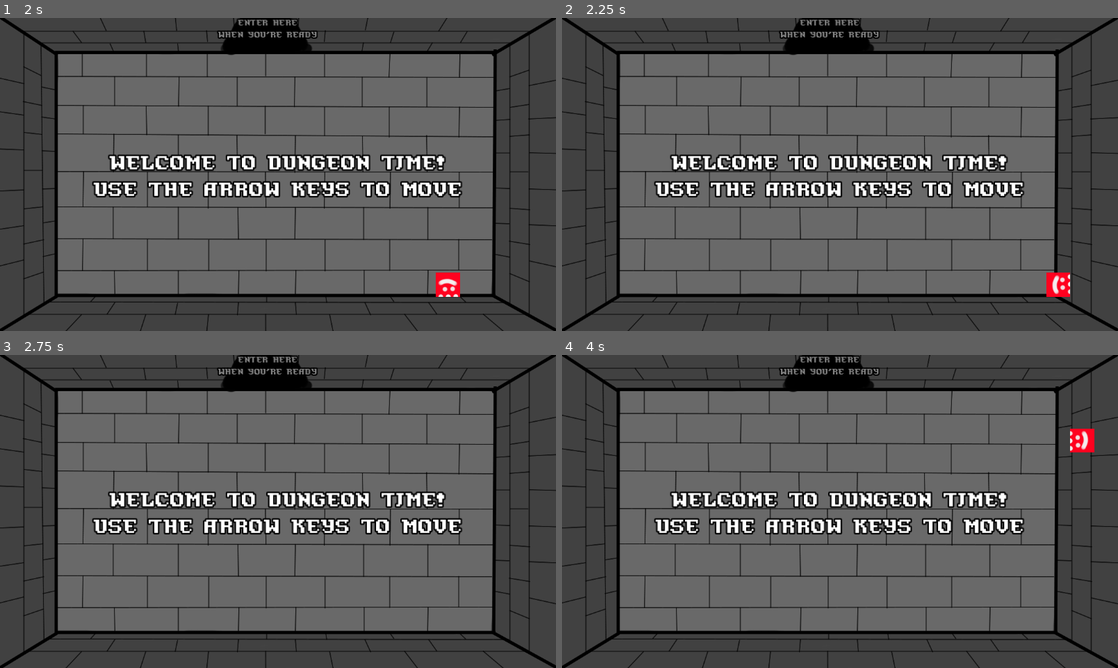
Above: before the commit, frames 1-4 (two rows, left to right).
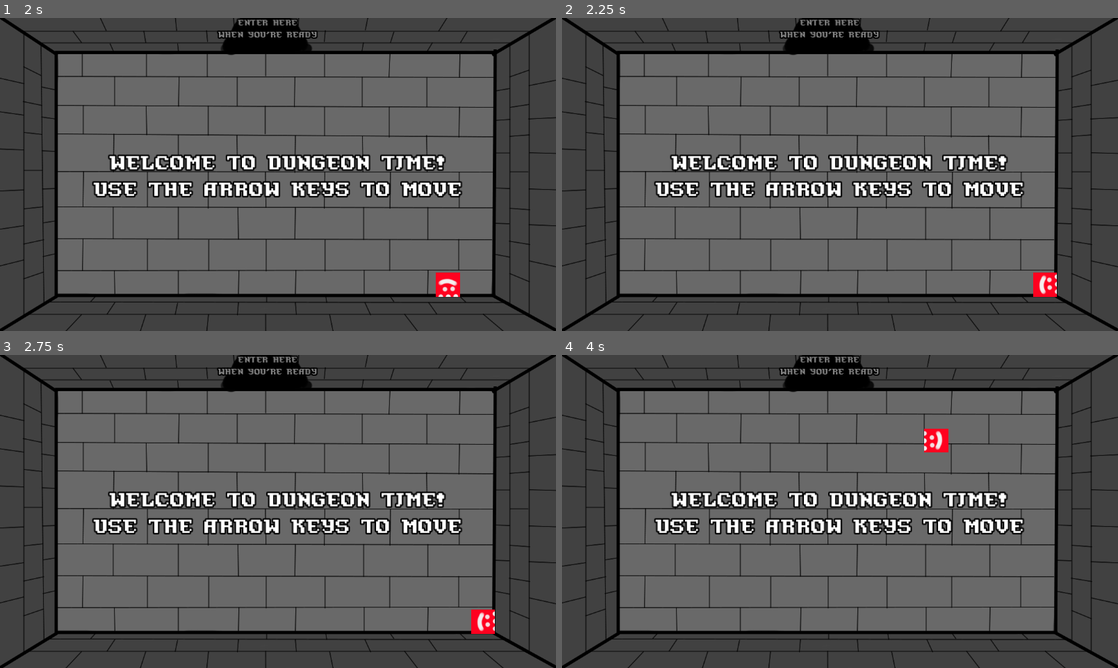
Above: after the commit, the same moments.

Repository: Damian-Wilding/DUNGEON_TIME
Game: Godot game, scene res://main.tscn
The game is run twice, just before and just after one commit, with the same random seed, the same clock (stepped at 60 frames per second) and the same inputs. The project has no main scene, so this scene is started directly.
Inputs:
- Up to frame 1 (2 s): tap Enter at 0.5 s; hold Right (move_right) 0.53-1.28 s; hold Space (attack) 0.53-1.28 s; hold Down (move_down) from 1.28 s (still down); tap Space (attack) at 1.35 s
- Up to frame 2 (2.25 s): tap Space (attack) at 2 s; release Down (move_down) at 2.03 s; hold Right (move_right) from 2.03 s (still down); hold Space (attack) from 2.03 s (still down)
- Up to frame 3 (2.75 s): keep holding Right (move_right); keep holding Space (attack)
- Up to frame 4 (4 s): release Right (move_right) at 2.78 s; release Space (attack) at 2.78 s; hold Up (move_up) 2.78-3.53 s; tap Space (attack) at 2.85 s; hold Left (move_left) from 3.53 s (still down); hold Space (attack) from 3.53 s (still down)

Frame 1 is identical in both runs. In frame 2, 0.4% of the frame differs, in the area x 84-92%, y 81-90%; in frame 3, 0.3%; in frame 4, 0.7%, in the area x 65-96%, y 23-32%.

Commit message:
Started room4

Diff:
--- a/Main.gd
+++ b/Main.gd
@@ -96,3 +96,25 @@
 	# Move the Player and Camera to be in Room2.
 	_move_camera_up()
 	_move_player_through_upper_door()
+
+
+# This is called when the player enters Door4.
+func _on_room_3_door_4_entered():
+	# Reactivate Room2.
+	_activate_room($Room2)
+	# Deactivate Room3.
+	_deactivate_room($Room3)
+	# Move the Player and Camera to be in Room2.
+	_move_camera_down()
+	_move_player_through_lower_door()
+
+
+# This is called when the player enters Door5.
+func _on_room_3_door_5_entered():
+	# Reactivate Room4.
+	_activate_room($Room4)
+	# Deactivate Room3.
+	_deactivate_room($Room3)
+	# Move the Player and Camera to be in Room4.
+	_move_camera_up()
+	_move_player_through_upper_door()
--- a/Player.gd
+++ b/Player.gd
@@ -55,8 +55,6 @@
 			is_player_attacking = true
 
 
-
-
 	# Normalizes velocity (makes it so that diagonal movement isn't faster) and plays the sprite animation if the player is moving.
 	if velocity.length() > 0:
 		velocity = velocity.normalized() * speed
@@ -73,25 +71,25 @@
 	####position = position.clamp(Vector2(145,75), Vector2(1152 - 158, 648 - 100)) # These will need to be changed if the size of the game is changed!
 
 
-# This is called when another hitbox enters the player's hitbox.
-func _on_body_entered(body):
-	# Check to see if the hitbox is active.
-	print(body)
-	if body.disabled == false:
-		# Send out the "player has been hit" signal.
-		print("Player has been hit")
-		hit.emit()
-		# Kill (delete) the body that entered the player hitbox.
-		body.queue_free()
+##### This is called when another hitbox enters the player's hitbox.
+####func _on_body_entered(body):
+####	# Check to see if the hitbox is active.
+####	print(body)
+####	if body.disabled == false:
+####		# Send out the "player has been hit" signal.
+####		print("Player has been hit")
+####		hit.emit()
+####		# Kill (delete) the body that entered the player hitbox.
+####		body.queue_free()
 
 
 
 
 
-# This is called when a hitbox enters the attack hitbox.
-func _on_hitbox_parent_body_entered(body):
-	print("Attacked")
-	body.queue_free()
+########## This is called when a hitbox enters the attack hitbox.
+#########func _on_hitbox_parent_body_entered(body):
+#########	print("Attacked")
+#########	body.queue_free()
 
 
 # This is called when the player's attack timer runs out.
--- a/Test_Scene.tscn
+++ b/Test_Scene.tscn
@@ -1,8 +1,12 @@
-[gd_scene load_steps=4 format=3 uid="uid://4lhdkvlesk5d"]
+[gd_scene load_steps=5 format=3 uid="uid://4lhdkvlesk5d"]
 
 [ext_resource type="PackedScene" uid="uid://c0qx7fkeyqckq" path="res://Player.tscn" id="1_m7klh"]
 [ext_resource type="Script" path="res://Test_Scene.gd" id="1_p8lkt"]
 [ext_resource type="PackedScene" uid="uid://dqnqijaskwcm1" path="res://enemy.tscn" id="2_qe32p"]
+
+[sub_resource type="CapsuleShape2D" id="CapsuleShape2D_vcmww"]
+radius = 179.0
+height = 368.0
 
 [node name="Node2D" type="Node2D"]
 script = ExtResource("1_p8lkt")
@@ -13,4 +17,11 @@
 [node name="Player" parent="." instance=ExtResource("1_m7klh")]
 position = Vector2(506, 275)
 
+[node name="StaticBody2D" type="StaticBody2D" parent="."]
+
+[node name="CollisionShape2D" type="CollisionShape2D" parent="StaticBody2D"]
+position = Vector2(792, 270)
+shape = SubResource("CapsuleShape2D_vcmww")
+debug_color = Color(0.945098, 0, 0.168627, 0.419608)
+
 [connection signal="hit" from="Player" to="." method="_on_player_hit"]
--- /dev/null
+++ b/fire_powerup.tscn
@@ -0,0 +1,19 @@
+[gd_scene load_steps=3 format=3 uid="uid://dql7dlfkt24a2"]
+
+[ext_resource type="Texture2D" uid="uid://dywak851l54fy" path="res://assets/sprites/test_sprites/test_fire_powerup.png" id="1_w1e52"]
+
+[sub_resource type="CapsuleShape2D" id="CapsuleShape2D_4mumm"]
+radius = 21.0
+height = 54.0
+
+[node name="FirePowerup" type="Area2D"]
+
+[node name="Sprite2D" type="Sprite2D" parent="."]
+position = Vector2(-0.5, 0.5)
+scale = Vector2(3, 3)
+texture = ExtResource("1_w1e52")
+
+[node name="CollisionShape2D" type="CollisionShape2D" parent="."]
+position = Vector2(0.499939, 0.5)
+shape = SubResource("CapsuleShape2D_4mumm")
+debug_color = Color(0.588235, 0.552941, 0, 0.419608)
--- a/main.tscn
+++ b/main.tscn
@@ -1,9 +1,10 @@
-[gd_scene load_steps=5 format=3 uid="uid://cxxh6hpo6cbk6"]
+[gd_scene load_steps=6 format=3 uid="uid://cxxh6hpo6cbk6"]
 
 [ext_resource type="Script" path="res://Main.gd" id="1_2fgkk"]
 [ext_resource type="PackedScene" uid="uid://cpxfrv8uvvuhw" path="res://room_1.tscn" id="2_shq6n"]
 [ext_resource type="PackedScene" uid="uid://c0qx7fkeyqckq" path="res://Player.tscn" id="3_khukx"]
 [ext_resource type="PackedScene" uid="uid://bulii8s0ob5rn" path="res://room_2.tscn" id="4_2sdx2"]
+[ext_resource type="PackedScene" uid="uid://c6ofsnasd3pyu" path="res://room_3.tscn" id="4_bck3q"]
 
 [node name="Main" type="Node"]
 script = ExtResource("1_2fgkk")
@@ -12,6 +13,9 @@
 
 [node name="Room2" parent="." instance=ExtResource("4_2sdx2")]
 position = Vector2(0, -648)
+
+[node name="Room3" parent="." instance=ExtResource("4_bck3q")]
+position = Vector2(0, -1296)
 
 [node name="Camera2D" type="Camera2D" parent="."]
 position = Vector2(576, 324)
@@ -22,3 +26,5 @@
 [connection signal="door1_entered" from="Room1" to="." method="_on_room_1_door_1_entered"]
 [connection signal="door2_entered" from="Room2" to="." method="_on_room_2_door_2_entered"]
 [connection signal="door3_entered" from="Room2" to="." method="_on_room_2_door_3_entered"]
+[connection signal="door4_entered" from="Room3" to="." method="_on_room_3_door_4_entered"]
+[connection signal="door5_entered" from="Room3" to="." method="_on_room_3_door_5_entered"]
--- a/room_2.tscn
+++ b/room_2.tscn
@@ -18,6 +18,12 @@
 
 [sub_resource type="RectangleShape2D" id="RectangleShape2D_ola1n"]
 size = Vector2(175, 34)
+
+[sub_resource type="RectangleShape2D" id="RectangleShape2D_rai2n"]
+size = Vector2(472, 55)
+
+[sub_resource type="RectangleShape2D" id="RectangleShape2D_btf04"]
+size = Vector2(472, 55)
 
 [node name="Room2" type="Area2D"]
 script = ExtResource("1_6fpi8")
@@ -91,5 +97,39 @@
 [node name="Marker2D" type="Marker2D" parent="."]
 position = Vector2(933, 115)
 
+[node name="StaticBody2D" type="StaticBody2D" parent="."]
+
+[node name="CollisionShape2D" type="CollisionShape2D" parent="StaticBody2D"]
+position = Vector2(226, 17.5)
+shape = SubResource("RectangleShape2D_rai2n")
+debug_color = Color(0.952941, 0, 0.290196, 0.419608)
+
+[node name="CollisionShape2D3" type="CollisionShape2D" parent="StaticBody2D"]
+position = Vector2(881, 603)
+shape = SubResource("RectangleShape2D_rai2n")
+debug_color = Color(0.952941, 0, 0.290196, 0.419608)
+
+[node name="CollisionShape2D4" type="CollisionShape2D" parent="StaticBody2D"]
+position = Vector2(228, 603)
+shape = SubResource("RectangleShape2D_rai2n")
+debug_color = Color(0.952941, 0, 0.290196, 0.419608)
+
+[node name="CollisionShape2D2" type="CollisionShape2D" parent="StaticBody2D"]
+position = Vector2(877, 17)
+shape = SubResource("RectangleShape2D_rai2n")
+debug_color = Color(0.952941, 0, 0.290196, 0.419608)
+
+[node name="CollisionShape2D5" type="CollisionShape2D" parent="StaticBody2D"]
+position = Vector2(89, 316)
+rotation = 1.5708
+shape = SubResource("RectangleShape2D_btf04")
+debug_color = Color(0.952941, 0, 0.290196, 0.419608)
+
+[node name="CollisionShape2D6" type="CollisionShape2D" parent="StaticBody2D"]
+position = Vector2(1053, 316)
+rotation = 1.5708
+shape = SubResource("RectangleShape2D_btf04")
+debug_color = Color(0.952941, 0, 0.290196, 0.419608)
+
 [connection signal="body_entered" from="Door2Parent" to="." method="_on_door_2_parent_body_entered"]
 [connection signal="body_entered" from="Door3Parent" to="." method="_on_door_3_parent_body_entered"]
--- /dev/null
+++ b/room_3.gd
@@ -0,0 +1,31 @@
+extends Area2D
+
+signal door4_entered
+signal door5_entered
+
+
+# Called when the node enters the scene tree for the first time.
+func _ready():
+	# Start with the room hidden and disabled.
+	hide()
+	set_deferred("disabled", true)
+
+# Called every frame. 'delta' is the elapsed time since the previous frame.
+func _process(delta):
+	pass
+
+
+# This is called when a body hitbox enters the Door5 hitbox.
+func _on_door_5_body_entered(body):
+	# This checks that the hitbox entering the Door5 hitbox is the player's hitbox.
+	if body.name == "Player":
+		# Signal that the player has entered Door5.
+		door5_entered.emit()
+
+
+# This is called when a body hitbox enters the Door4 hitbox.
+func _on_door_4_body_entered(body):
+	# This checks that the hitbox entering the Door4 hitbox is the player's hitbox.
+	if body.name == "Player":
+		# Signal that the player has entered Door4.
+		door4_entered.emit()
--- /dev/null
+++ b/room_3.tscn
@@ -0,0 +1,90 @@
+[gd_scene load_steps=8 format=3 uid="uid://c6ofsnasd3pyu"]
+
+[ext_resource type="Texture2D" uid="uid://bm76unc27hmjn" path="res://assets/sprites/test_sprites/test_room2.png" id="1_4mhbp"]
+[ext_resource type="Script" path="res://room_3.gd" id="1_5jrst"]
+[ext_resource type="FontFile" uid="uid://2wx5ii18ovn6" path="res://assets/fonts/PixelAzureBonds-327Z.ttf" id="3_drdrl"]
+[ext_resource type="PackedScene" uid="uid://dql7dlfkt24a2" path="res://fire_powerup.tscn" id="4_cqltw"]
+
+[sub_resource type="RectangleShape2D" id="RectangleShape2D_01jal"]
+size = Vector2(437, 55)
+
+[sub_resource type="RectangleShape2D" id="RectangleShape2D_fs5i4"]
+size = Vector2(472, 55)
+
+[sub_resource type="RectangleShape2D" id="RectangleShape2D_1v8aq"]
+size = Vector2(195, 49.5)
+
+[node name="Room3" type="Area2D"]
+script = ExtResource("1_5jrst")
+
+[node name="Sprite2D" type="Sprite2D" parent="."]
+position = Vector2(576, 324)
+texture = ExtResource("1_4mhbp")
+
+[node name="Walls" type="StaticBody2D" parent="."]
+
+[node name="CollisionShape2D" type="CollisionShape2D" parent="Walls"]
+position = Vector2(226, 17.5)
+shape = SubResource("RectangleShape2D_01jal")
+debug_color = Color(0.952941, 0, 0.290196, 0.419608)
+
+[node name="CollisionShape2D3" type="CollisionShape2D" parent="Walls"]
+position = Vector2(881, 603)
+shape = SubResource("RectangleShape2D_01jal")
+debug_color = Color(0.952941, 0, 0.290196, 0.419608)
+
+[node name="CollisionShape2D4" type="CollisionShape2D" parent="Walls"]
+position = Vector2(210.5, 603)
+shape = SubResource("RectangleShape2D_01jal")
+debug_color = Color(0.952941, 0, 0.290196, 0.419608)
+
+[node name="CollisionShape2D2" type="CollisionShape2D" parent="Walls"]
+position = Vector2(877, 17)
+shape = SubResource("RectangleShape2D_01jal")
+debug_color = Color(0.952941, 0, 0.290196, 0.419608)
+
+[node name="CollisionShape2D5" type="CollisionShape2D" parent="Walls"]
+position = Vector2(89, 316)
+rotation = 1.5708
+shape = SubResource("RectangleShape2D_fs5i4")
+debug_color = Color(0.952941, 0, 0.290196, 0.419608)
+
+[node name="CollisionShape2D6" type="CollisionShape2D" parent="Walls"]
+position = Vector2(1053, 316)
+rotation = 1.5708
+shape = SubResource("RectangleShape2D_fs5i4")
+debug_color = Color(0.952941, 0, 0.290196, 0.419608)
+
+[node name="Door5" type="Area2D" parent="."]
+
+[node name="CollisionShape2D" type="CollisionShape2D" parent="Door5"]
+position = Vector2(548, 37)
+shape = SubResource("RectangleShape2D_1v8aq")
+debug_color = Color(0, 0.643137, 0.270588, 0.419608)
+
+[node name="Door4" type="Area2D" parent="."]
+
+[node name="CollisionShape2D" type="CollisionShape2D" parent="Door4"]
+position = Vector2(547, 603)
+shape = SubResource("RectangleShape2D_1v8aq")
+debug_color = Color(0, 0.643137, 0.270588, 0.419608)
+
+[node name="PowerupMessage" type="Label" parent="."]
+offset_left = 785.0
+offset_top = 192.0
+offset_right = 974.0
+offset_bottom = 262.0
+theme_override_colors/font_outline_color = Color(0, 0, 0, 1)
+theme_override_constants/outline_size = 12
+theme_override_fonts/font = ExtResource("3_drdrl")
+theme_override_font_sizes/font_size = 25
+text = "Look!
+A Powerup!"
+horizontal_alignment = 1
+vertical_alignment = 1
+
+[node name="FirePowerup" parent="." instance=ExtResource("4_cqltw")]
+position = Vector2(876, 299)
+
+[connection signal="body_entered" from="Door5" to="." method="_on_door_5_body_entered"]
+[connection signal="body_entered" from="Door4" to="." method="_on_door_4_body_entered"]
Binary file added: assets/sprites/test_sprites/test_fire_powerup.png
Not shown, added: assets/sprites/test_sprites/test_fire_powerup.png.import
Not shown: 1 places in room_2.tscn that only renumber resources
